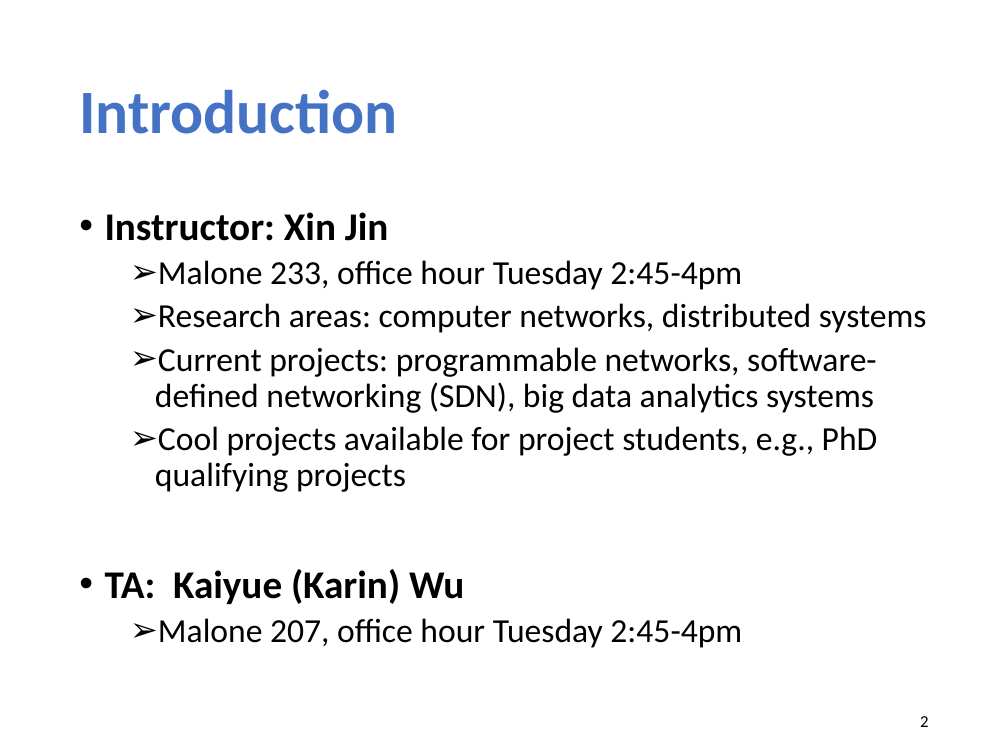
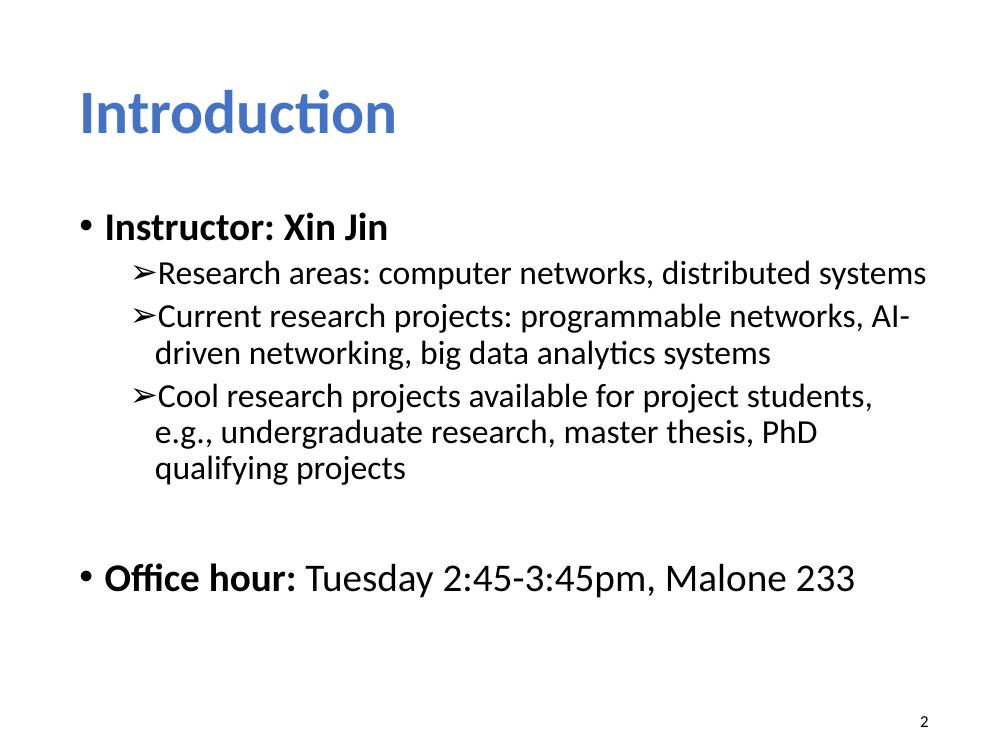
Before and after one commit to xinjin/course-adv-net, a slide deck: slide 2 of slides/lec01_overview.pptx. Drawn at 1008x756 pixels with LibreOffice and Linux fonts; fonts in the diff are those of the drawing. Boxes give left, top, right and bottom in pixels: in the first picture for what was removed or moved away, otherwise in the second. Text is boxed around its words. In the diff, an @@ line names an element or a change of style, - is before the commit and + after.

```diff
--- a/slides/lec01_overview.pptx
+++ b/slides/lec01_overview.pptx
@@ text at (158,260,742,290): paragraph removed @@
-  ➢ Malone 233, office hour Tuesday 2:45-4pm
@@ text at (105,303,910,598): text changed @@
-  ➢ Current projects: programmable networks, software-defined networking (SDN), big data analytics systems
-  ➢ Cool projects available for project students, e.g., PhD qualifying projects
-• TA: Kaiyue (Karin) Wu
-  ➢ Malone 207, office hour Tuesday 2:45-4pm
+  ➢ Current research projects: programmable networks, AI-driven networking, big data analytics systems
+  ➢ Cool research projects available for project students, e.g., undergraduate research, master thesis, PhD qualifying projects
+• Office hour: Tuesday 2:45-3:45pm, Malone 233
```
Also in this commit, not shown: 8 other slides changed, 1 slide removed, 1 other file.
